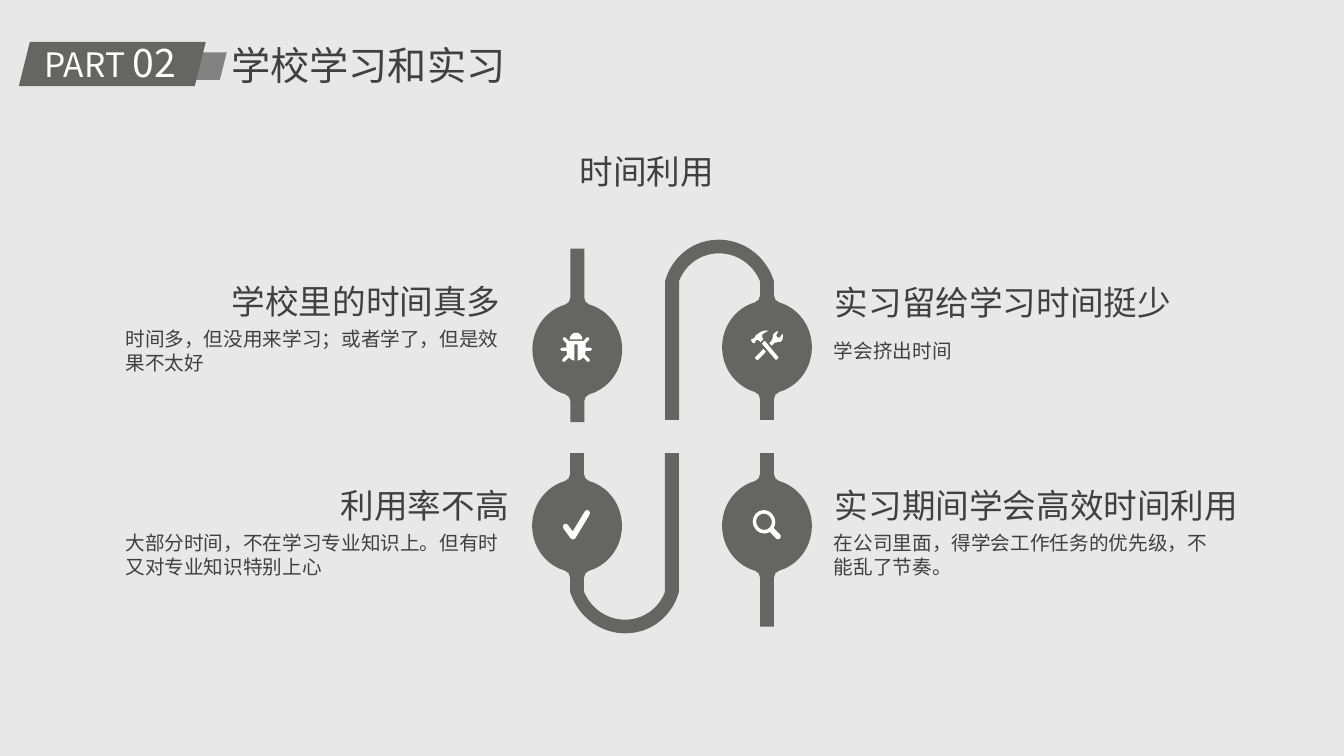
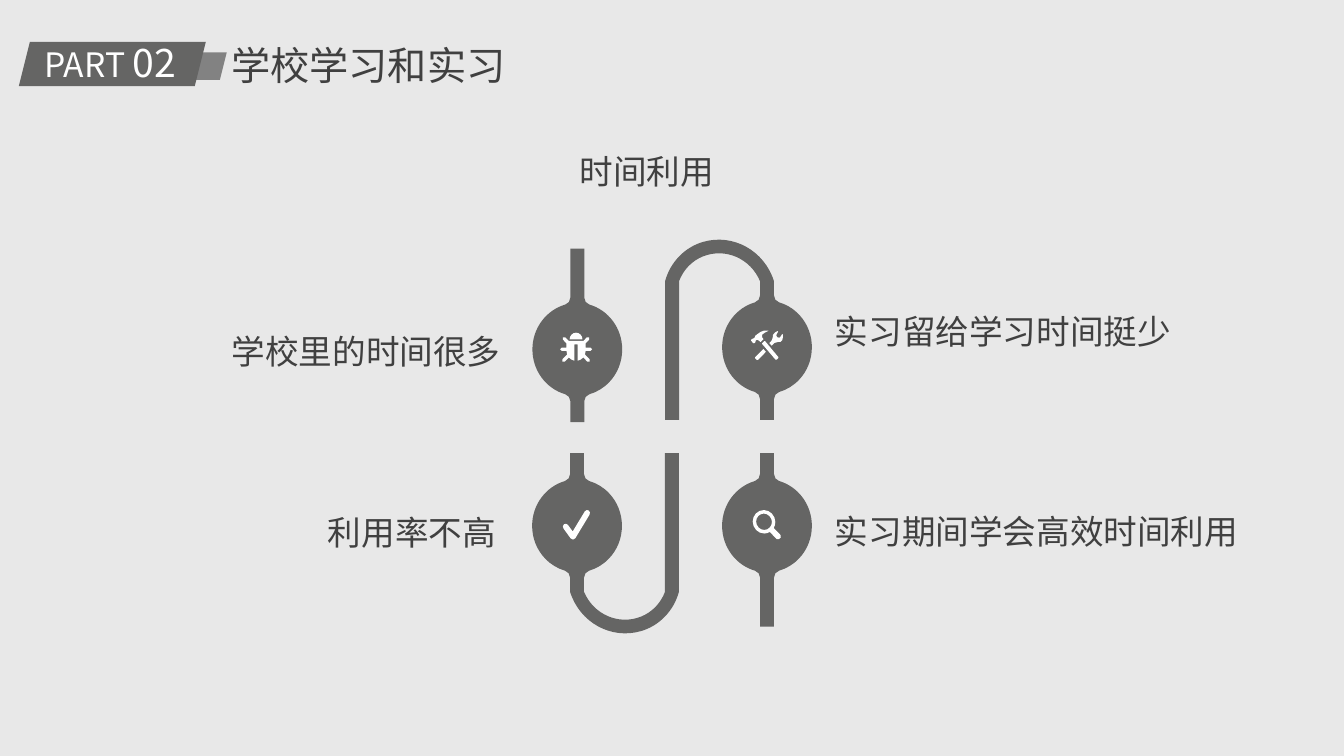
Before and after one commit to HanochLzd/lexian, a slide deck: slide 8 of doc/实习心得分享-罗紫东.pptx. Drawn at 1344x756 pixels with LibreOffice and Linux fonts; fonts in the diff are those of the drawing. Boxes give left, top, right and bottom in pixels: in the first picture for what was removed or moved away, otherwise in the second. Text is boxed around its words. In the diff, an @@ line names an element or a change of style, - is before the commit and + after.

```diff
--- a/doc/实习心得分享-罗紫东.pptx
+++ b/doc/实习心得分享-罗紫东.pptx
@@ text removed at <box>125,329,498,372</box> @@
-时间多，但没用来学习；或者学了，但是效果不太好
@@ text "实习留给学习时间挺少": place and size @@
-text "实习留给学习时间挺少" at <box>835,286,1171,318</box>
+text "实习留给学习时间挺少" at <box>835,315,1171,347</box>
@@ text at <box>232,335,501,367</box>: text changed @@
-学校里的时间真多
+学校里的时间很多
@@ text removed at <box>834,341,952,360</box> @@
-学会挤出时间
@@ text "利用率不高": place and size @@
-text "利用率不高" at <box>341,489,509,521</box>
+text "利用率不高" at <box>328,516,496,548</box>
@@ text "实习期间学会高效时间利用": place and size @@
-text "实习期间学会高效时间利用" at <box>835,489,1238,521</box>
+text "实习期间学会高效时间利用" at <box>835,515,1238,547</box>
@@ text removed at <box>125,533,498,576</box> @@
-大部分时间，不在学习专业知识上。但有时又对专业知识特别上心
@@ text removed at <box>834,533,1207,576</box> @@
-在公司里面，得学会工作任务的优先级，不能乱了节奏。
```
Also in this commit, not shown: 7 other slides changed, 1 slide added, 2 slides removed, 3 other files.
